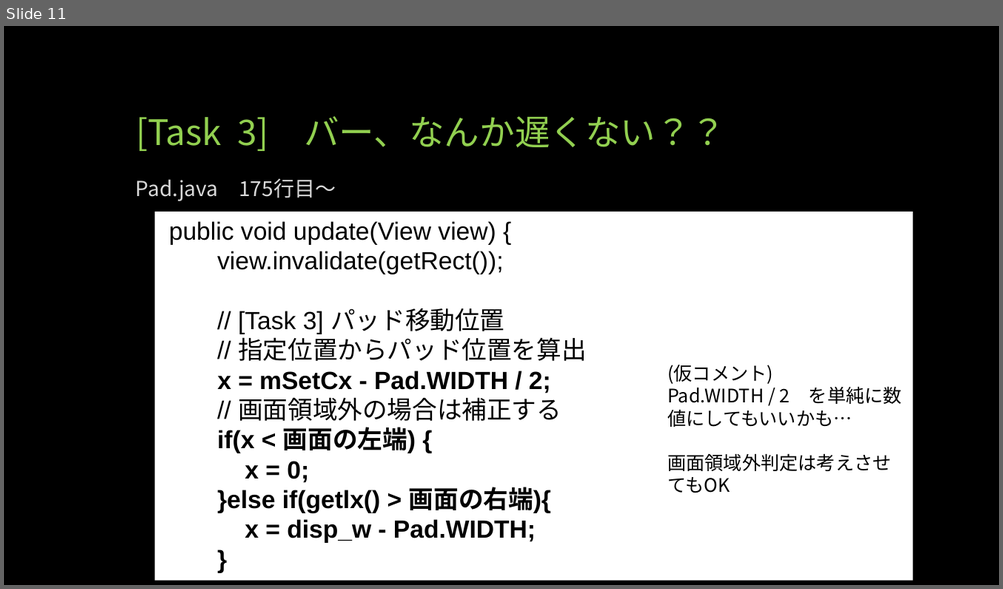
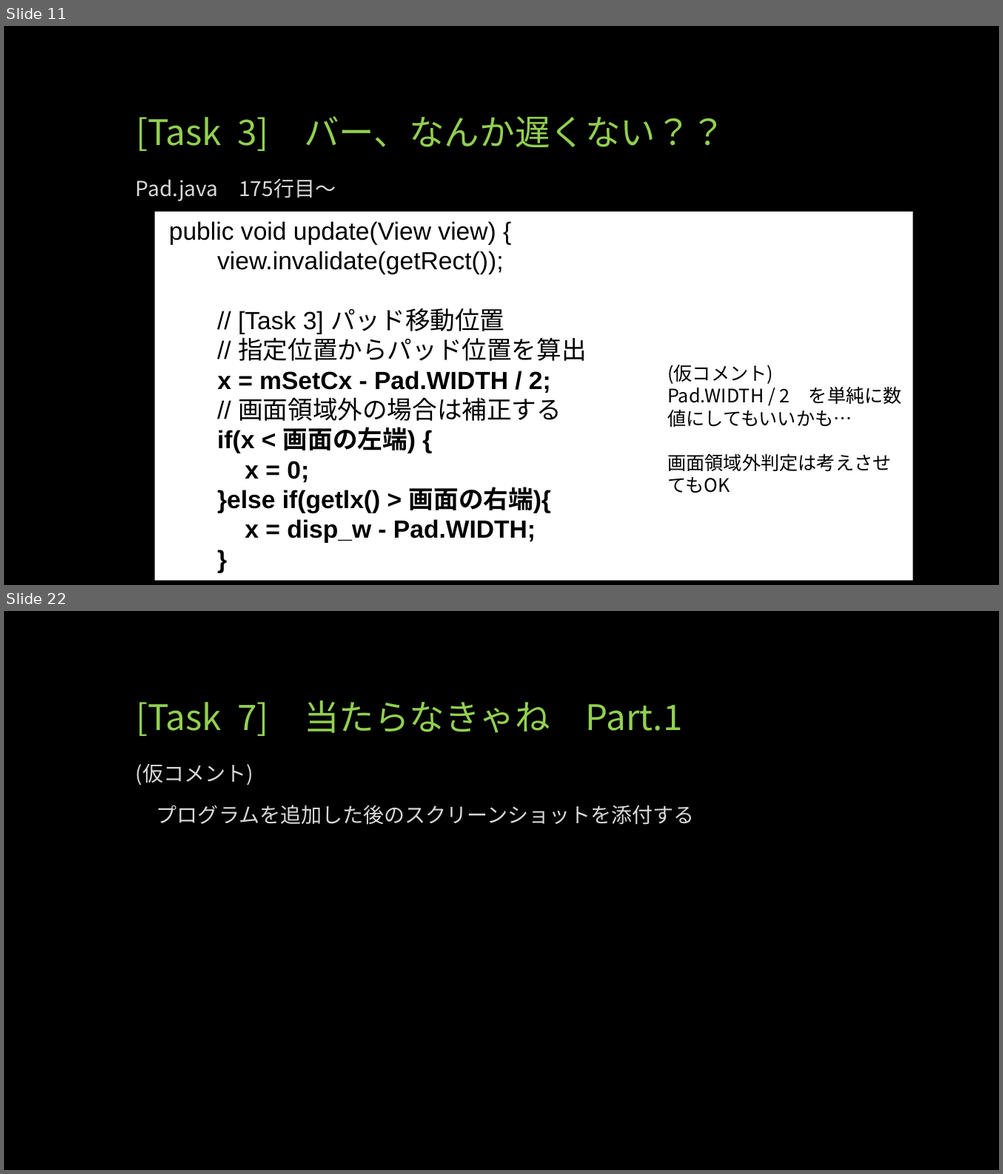
Before and after one commit to webfrontier/BreakOut, a slide deck: doc/インターンスライド資料.pptx. Shown one above the other, each under a label of ours: slide 11 before the commit, slides 11 and 22 after it; the slides between them are not shown. The pictures are 1003x589 and 1003x1174 pixels, drawn with LibreOffice and Linux fonts; fonts in the diff are those of the drawing. Boxes give left, top, right and bottom in pixels: in the first picture for what was removed or moved away, otherwise in the second. Text is boxed around its words. In the diff, an @@ line names an element or a change of style, - is before the commit and + after.

```diff
--- a/doc/インターンスライド資料.pptx
+++ b/doc/インターンスライド資料.pptx
@@ slide 22 added at (4, 611, 999, 1170), background #000000 @@
@@ title added at (136, 701, 683, 736), 34 pt, text #92D050 @@
+[Task 7] 当たらなきゃね Part.1
@@ text added at (136, 763, 694, 825), 20 pt, text #D9D9D9 @@
+(仮コメント)
+プログラムを追加した後のスクリーンショットを添付する
```
Also in this commit, not shown: 1 slide changed, 64 other slides added.
